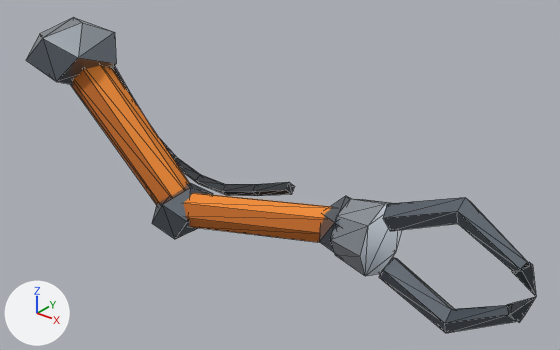
One commit to the glTF model models/mounts/gd_submarine_arm.glb: the scene before it, then after it.
Camera for both pictures: a 50 mm lens placed at (0.567, -0.289, -0.02), pointed at (0.326, 0.011, -0.206). The lights are fixed; the arrows at lower left show +X, +Y and +Z. The first picture is the older version. Mesh edges are drawn as thin lines. Where no turn or scale is listed for an object, it has been applied to the vertices. Vertices at exactly the same position are counted once.

In view in the first picture: 'base'.
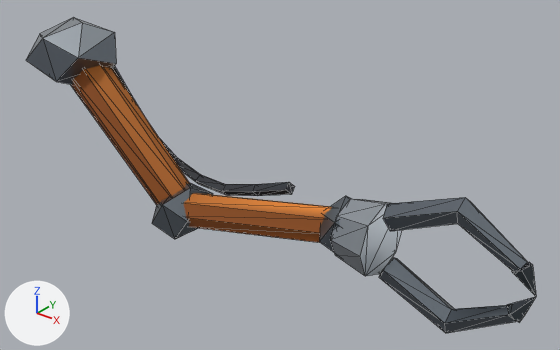
Boxes [x1, y1, x2, y2] around the edits, measured in the pictures (560 x 350 px):
part 1 of me_base, recoloured: [70, 58, 508, 319] in both
part 2 of me_base, recoloured (orange to brown): [70, 65, 332, 243] in both

The change, as a diff of the scene's bpy script:
```diff
--- a/models/mounts/gd_submarine_arm.glb.py
+++ b/models/mounts/gd_submarine_arm.glb.py
@@ me_base @@
 me_base.from_pydata(...)  # 159 vertices, 276 faces; spans x -0.168..0.168, y -0.028..0.028, z -0.059..0.059
 # used by ob_base; location = (0.3102, 0.0012, -0.2022)
+# me_base part 1: 93 faces centred in x -0.14..0.161, y -0.018..0.016, z -0.055..0.036 are repainted in the vertex colours; the middle colour goes from grey #7e8790 to grey #79828b
+# me_base part 2: 56 faces centred in x -0.146..0.072, y -0.013..0.011, z -0.05..0.045 are repainted in the vertex colours; the middle colour goes from orange #c46a1c to brown #934d16
 me_base.materials.append(mat_base)
```
